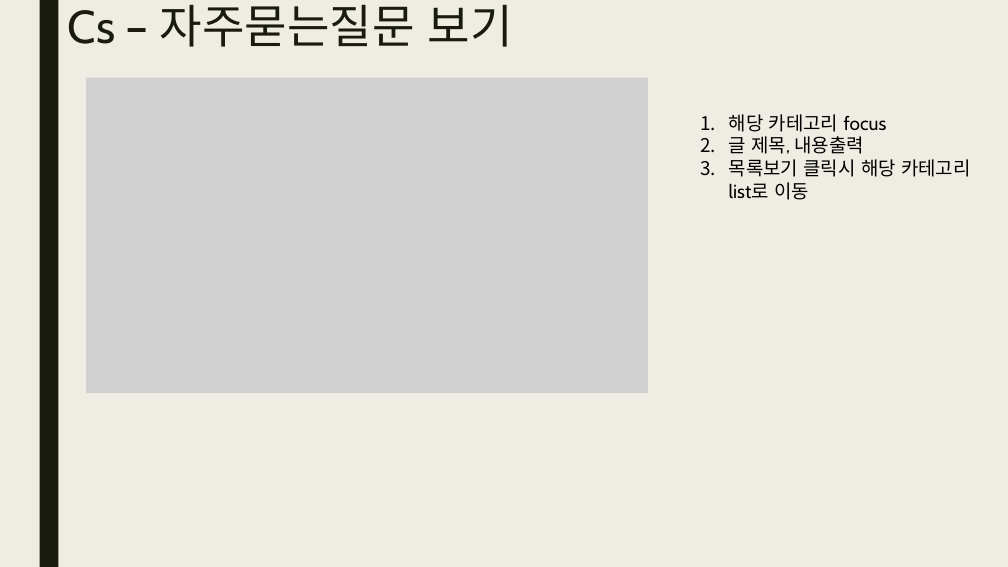
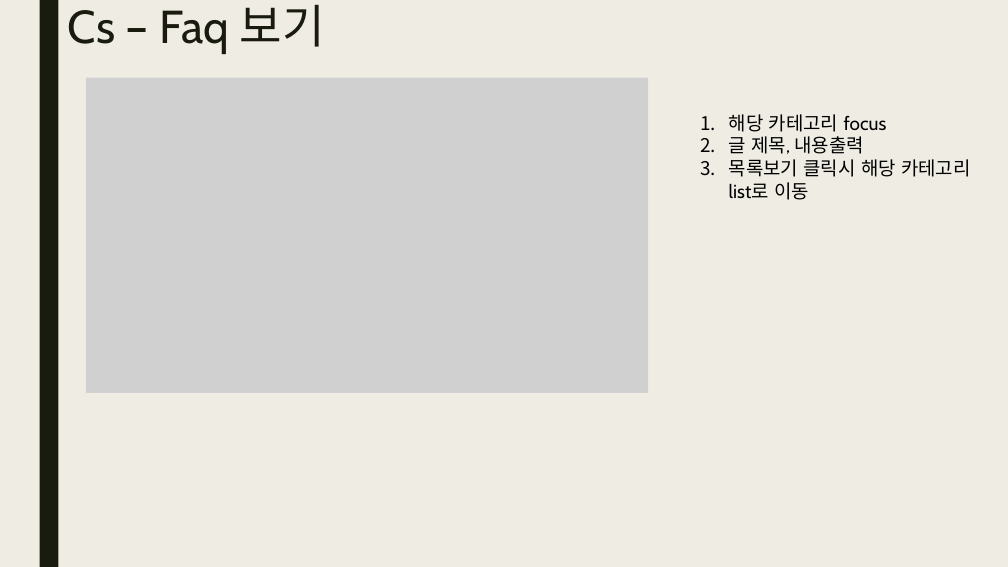
Before and after one commit to yndgow/Kmarket1, a slide deck: slide 37 of 발표보고서_Kmarket.pptx. Drawn at 1008x567 pixels with LibreOffice and Linux fonts; fonts in the diff are those of the drawing; grey boxes stand for pictures. Boxes give left, top, right and bottom in pixels: in the first picture for what was removed or moved away, otherwise in the second. Text is boxed around its words. In the diff, an @@ line names an element or a change of style, - is before the commit and + after.

```diff
--- a/발표보고서_Kmarket.pptx
+++ b/발표보고서_Kmarket.pptx
@@ title at [68,4,325,54]: text changed @@
-Cs – 자주묻는질문 보기
+Cs – Faq 보기
```
Also in this commit, not shown: 7 other slides changed, 9 slides added, 18 other files.
